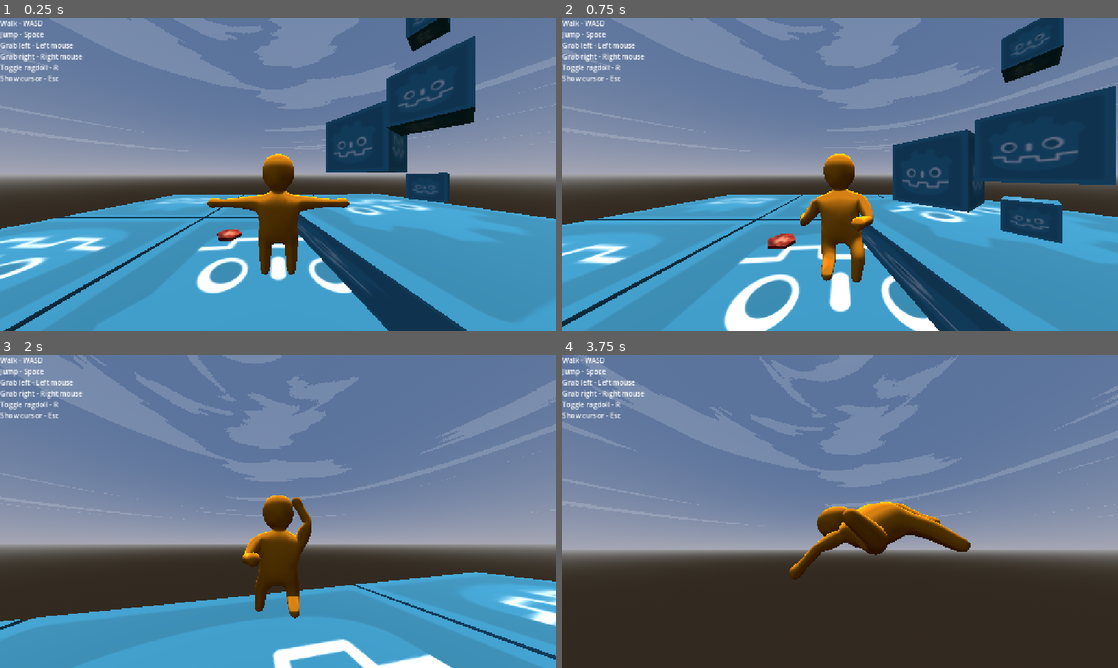
Above: before the commit, frames 1-4 (two rows, left to right).
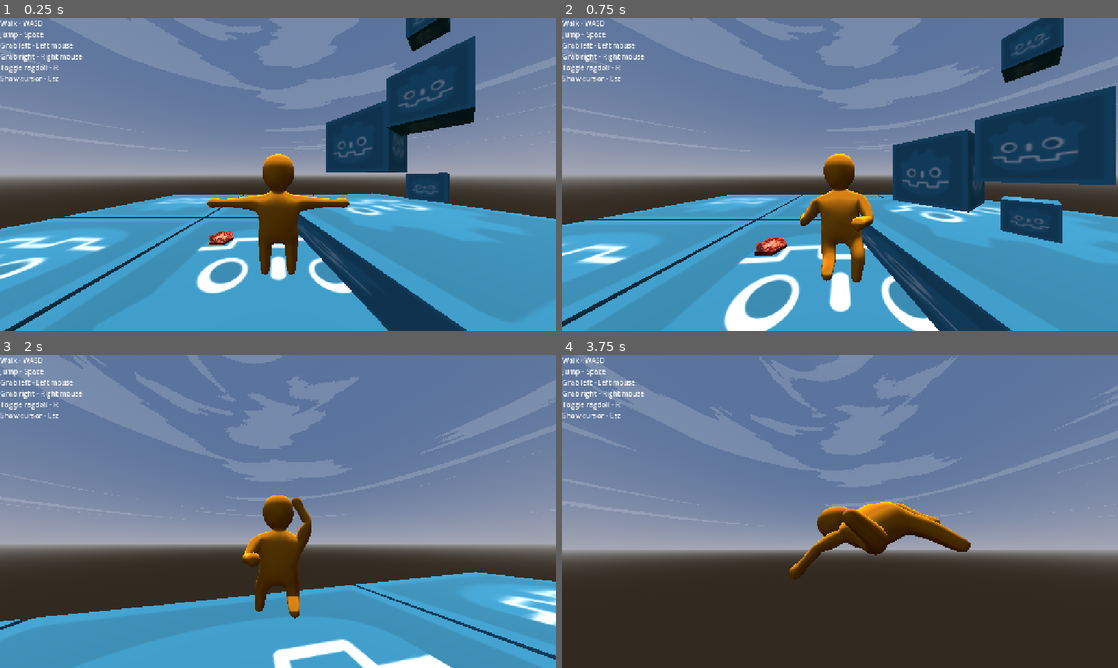
Above: after the commit, the same moments.

Repository: Lost-Rabbit-Digital/ChefWobbles
Game: Godot game, scene res://scenes/demo_scene.tscn
The game is run twice, just before and just after one commit, with the same random seed, the same clock (stepped at 60 frames per second) and the same inputs. Sound files missing from this copy of the repository are replaced by a short silence.
Inputs (mouse positions are in pixels of both pictures, inside the frame that each line leads up to):
- Up to frame 1 (0.25 s): no input
- Up to frame 2 (0.75 s): move the mouse to (812, 237) at 0.52 s; press the mouse at (812, 237) at 0.53 s; hold W (move_forward) from 0.53 s (still down)
- Up to frame 3 (2 s): keep holding W (move_forward); tap Space (jump) at 0.77, 1.52 s; move the mouse to (316, 514) at 1.27 s; release the mouse at (316, 514) at 1.28 s; right-click (316, 514) at 1.35 s
- Up to frame 4 (3.75 s): move the mouse to (795, 508) at 2.02 s; tap R (ragdoll) at 2.1 s; move the mouse to (845, 511) at 2.77 s; release W (move_forward) at 2.78 s; hold A (move_left) 2.78-3.53 s; click (845, 511) at 2.85 s; tap Space (jump) at 3.02 s; move the mouse to (817, 505) at 3.52 s; hold W (move_forward) from 3.53 s (still down); hold Right mouse button (grab_right) from 3.53 s (still down)

The runs differ from the first frame. In frame 1, 0.5% of the frame differs, in the area x 0-44%, y 0-73%; in frame 2, 0.7%, in the area x 0-42%, y 0-76%; in frame 3, 0.3%; in frame 4, 0.4%.

Commit message:
Updated texture for tomato slice

Diff:
--- /dev/null
+++ b/godot_project/models/food/tomato_slice_material.tres
@@ -0,0 +1,8 @@
+[gd_resource type="StandardMaterial3D" load_steps=2 format=3 uid="uid://damdg3i1gjydu"]
+
+[ext_resource type="Texture2D" uid="uid://dt15bbvrnw4bj" path="res://models/food/tomato_texture.png" id="1_m61jw"]
+
+[resource]
+albedo_texture = ExtResource("1_m61jw")
+texture_filter = 0
+texture_repeat = false
--- a/godot_project/project.godot
+++ b/godot_project/project.godot
@@ -12,6 +12,7 @@
 
 config/name="Chef Wobbles"
 config/version="1.0.0"
+config/tags=PackedStringArray("active", "commerical", "steam", "unpublished")
 run/main_scene="uid://c6i2mlgfgnhg7"
 config/features=PackedStringArray("4.4", "GL Compatibility")
 config/icon="res://icon.svg"
@@ -89,5 +90,9 @@
 
 [rendering]
 
+textures/canvas_textures/default_texture_filter=0
 renderer/rendering_method="gl_compatibility"
 renderer/rendering_method.mobile="gl_compatibility"
+textures/decals/filter=0
+textures/light_projectors/filter=0
+lightmapping/lightmap_gi/use_bicubic_filter=false
--- a/godot_project/scenes/demo_scene.tscn
+++ b/godot_project/scenes/demo_scene.tscn
@@ -14,7 +14,7 @@
 [ext_resource type="AudioStream" uid="uid://c58316sy0yjlm" path="res://audio/music/Strange Worlds.ogg" id="12_akofh"]
 [ext_resource type="AudioStream" uid="uid://cyowywmbdvvh5" path="res://audio/music/Sunlight Through Leaves.ogg" id="13_ijjr1"]
 [ext_resource type="AudioStream" uid="uid://bmq805hd2t7ae" path="res://audio/music/Wanderers Tale.ogg" id="14_xjtv6"]
-[ext_resource type="ArrayMesh" uid="uid://fpvgo6c366fb" path="res://models/food/tomato_slice.obj" id="15_8iuhj"]
+[ext_resource type="PackedScene" uid="uid://wjiot7od4cla" path="res://models/food/tomato_slice.fbx" id="15_8iuhj"]
 
 [sub_resource type="Sky" id="Sky_67mw3"]
 sky_material = ExtResource("1_8iuhj")
@@ -294,6 +294,5 @@
 [node name="CollisionShape3D" type="CollisionShape3D" parent="Environment/Ground9"]
 shape = SubResource("BoxShape3D_kfml7")
 
-[node name="TomatoSlice" type="MeshInstance3D" parent="."]
-transform = Transform3D(1, 0, 0, 0, 1, 0, 0, 0, 1, -2.25189, 0.471393, -2.66768)
-mesh = ExtResource("15_8iuhj")
+[node name="tomato_slice" parent="." instance=ExtResource("15_8iuhj")]
+transform = Transform3D(1, 0, 0, 0, 1, 0, 0, 0, 1, -2.4934, 0.471393, -2.3235)
Not shown, added: godot_project/models/food/tomato_slice.fbx
Not shown, added: godot_project/models/food/tomato_slice.fbx.import
Not shown, removed: godot_project/models/food/tomato_slice.mtl
Not shown, removed: godot_project/models/food/tomato_slice.obj
Not shown, removed: godot_project/models/food/tomato_slice.obj.import
Not shown, changed: godot_project/models/food/tomato_texture.png.import
